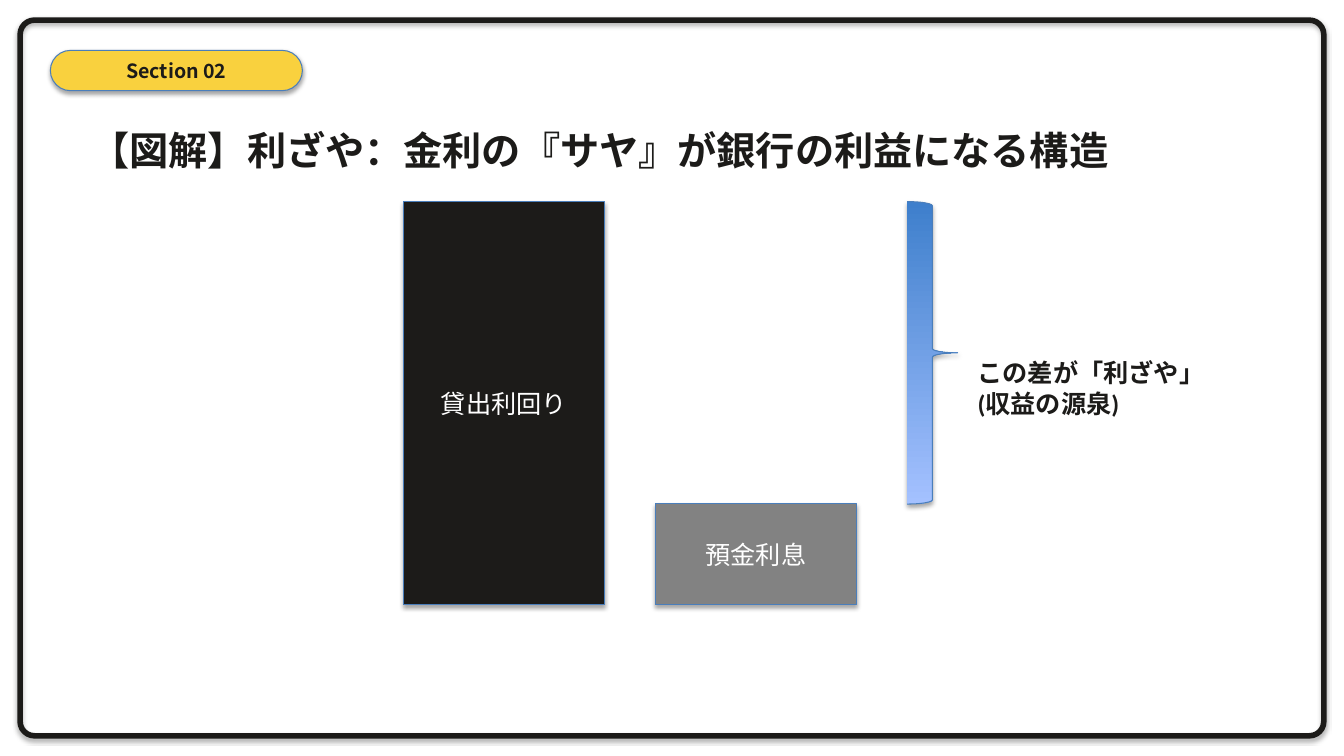
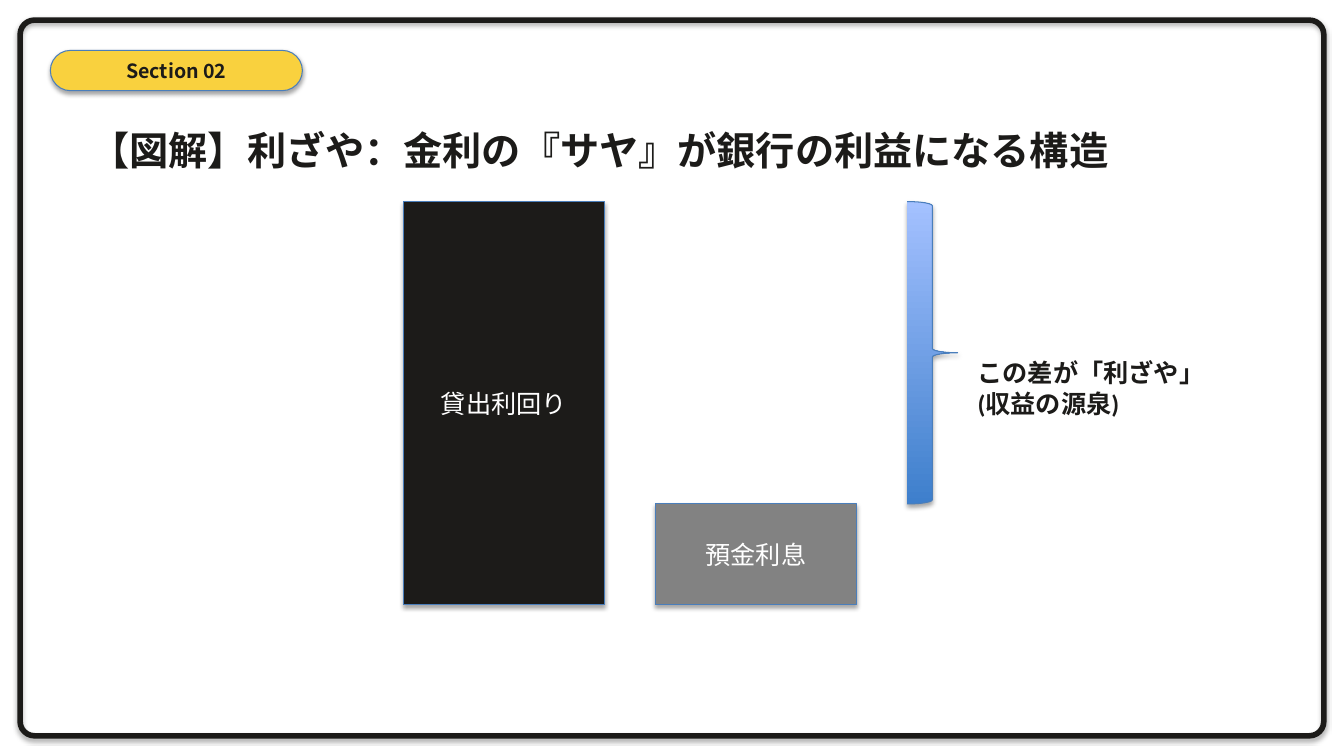
Before and after one commit to xilicrysta/bank-pptx, a slide deck: slide 11 of design-strategy/bank_strategy_presentation.pptx. Drawn at 1344x756 pixels with LibreOffice and Linux fonts; fonts in the diff are those of the drawing. Boxes give left, top, right and bottom in pixels: in the first picture for what was removed or moved away, otherwise in the second. Text is boxed around its words. In the diff, an @@ line names an element or a change of style, - is before the commit and + after.

```diff
--- a/design-strategy/bank_strategy_presentation.pptx
+++ b/design-strategy/bank_strategy_presentation.pptx
@@ right brace at (x1=907, y1=202, x2=958, y2=504): left brace to right brace; rotation 180 to 0 degrees @@
```
Also in this commit, not shown: 4 other slides changed, 1 other file.
